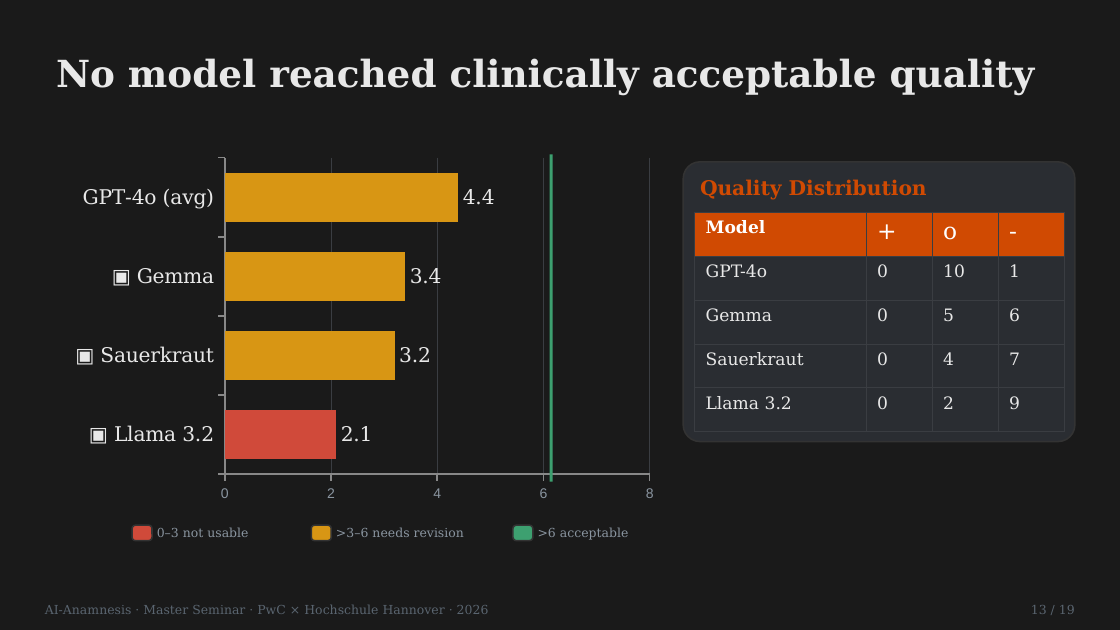
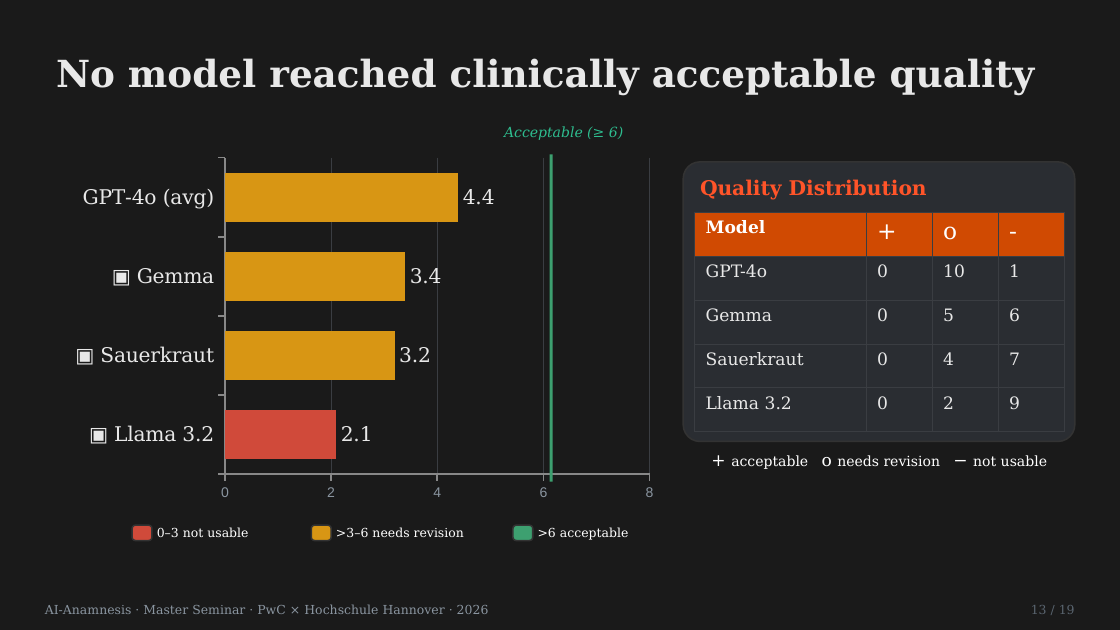
Before and after one commit to LeonardNid/Seminar_Anamnese, a slide deck: slide 15 of Präsi/AI_Anamnesis.pptx (slide 14 before the commit). Drawn at 1120x630 pixels with LibreOffice and Linux fonts; fonts in the diff are those of the drawing; background and template pictures are left out. Boxes give left, top, right and bottom in pixels: in the first picture for what was removed or moved away, otherwise in the second. Text is boxed around its words. In the diff, an @@ line names an element or a change of style, - is before the commit and + after.

```diff
--- a/Präsi/AI_Anamnesis.pptx
+++ b/Präsi/AI_Anamnesis.pptx
@@ text added at (504,126,623,140), 9 pt, text #2EBD8F, italic @@
+Acceptable (≥ 6)
@@ bar chart at (44,150,665,508) @@
@@ lettering changed @@
@@ rounded rectangle at (683,162,1075,442): outline #333333 1 pt to #333333 0.99 pt @@
@@ text "Quality Distribution" at (700,179,927,200): text colour #D04A02 to #FF5429 @@
@@ text added at (731,455,1047,469), 9 pt, text #FFFFFF @@
++ acceptable o needs revision − not usable
@@ text colour #8A95A0 to #FFFFFF in 3 elements at (157,527,248,537), (336,527,464,537), (538,527,629,540) @@
@@ text "AI-Anamnesis · Master Seminar · ..." at (45,604,489,614): text colour #5A6570 to #8A95A0 @@
```
Also in this commit, not shown: 19 other slides changed, 1 slide added, 1 other file.
